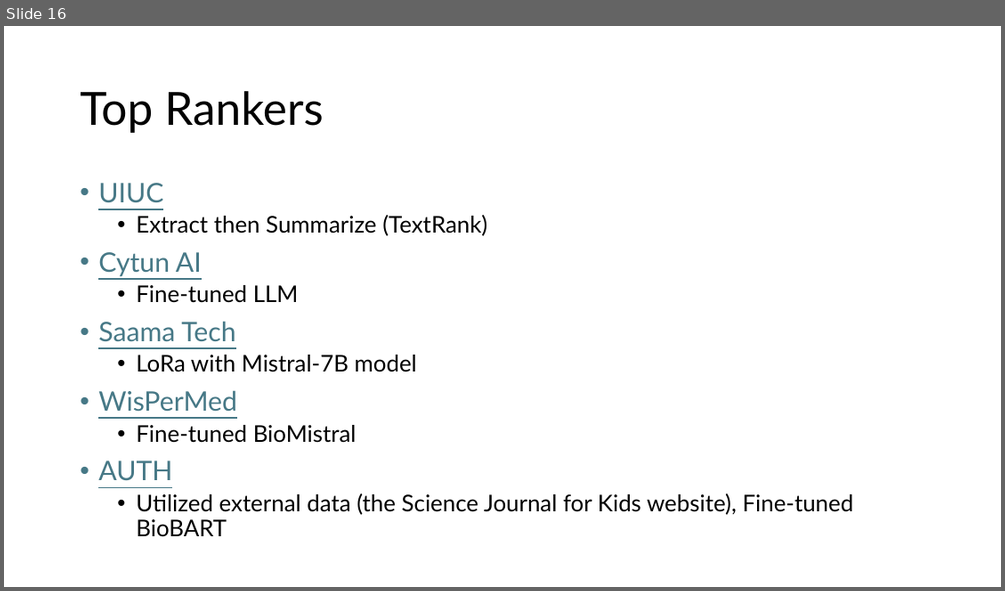
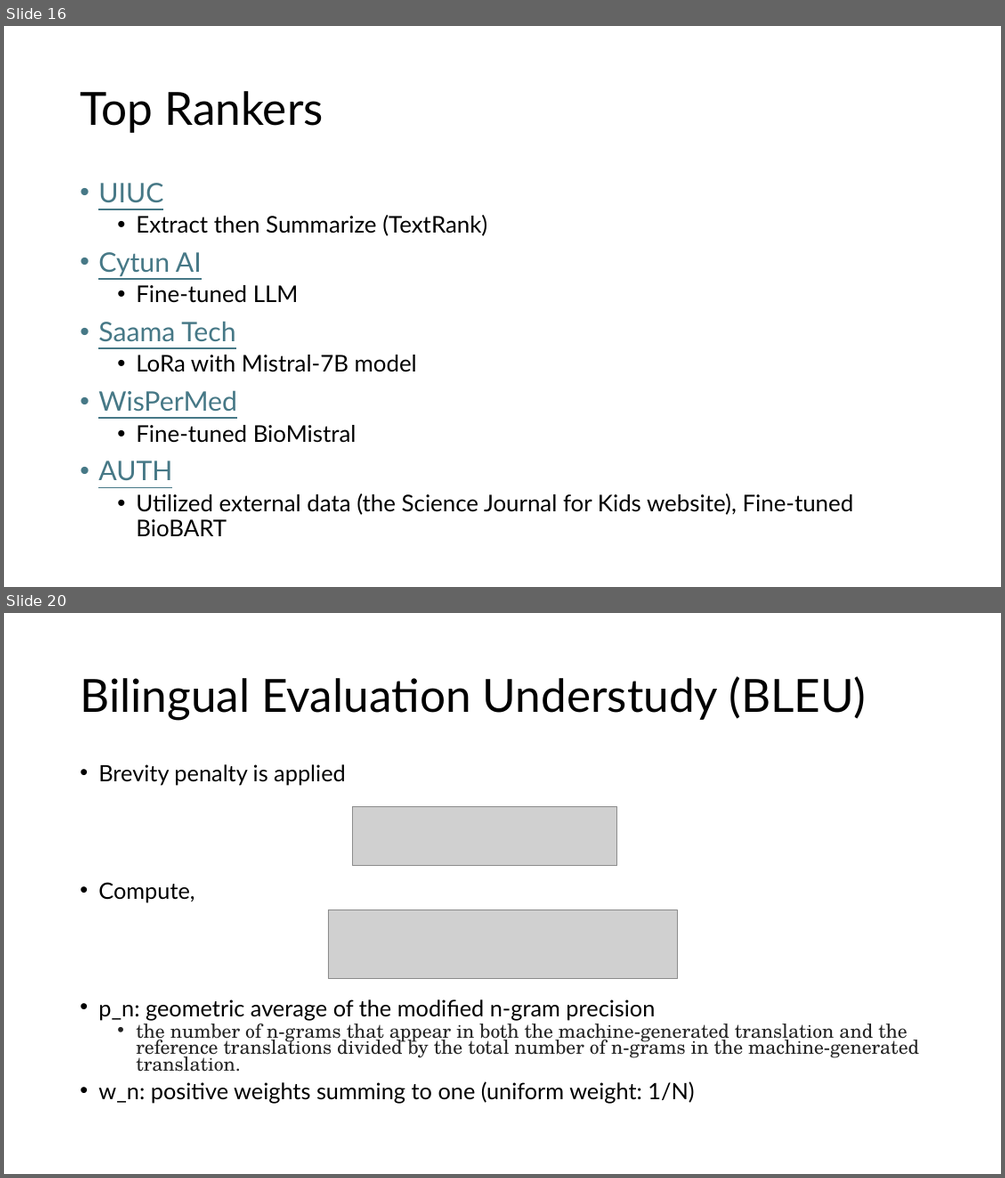
Before and after one commit to Jiho-YesNLP/24Fall-lab-meetings, a slide deck: materials/YesNLP-24Fa02-Jiho.pptx. Shown one above the other, each under a label of ours: slide 16 before the commit, slides 16 and 20 after it; the slides between them are not shown. The pictures are 1005x591 and 1005x1178 pixels, drawn with LibreOffice and Linux fonts; fonts in the diff are those of the drawing; grey boxes stand for pictures. Boxes give left, top, right and bottom in pixels: in the first picture for what was removed or moved away, otherwise in the second. Text is boxed around its words. In the diff, an @@ line names an element or a change of style, - is before the commit and + after.

Commit message:
ppt update

```diff
--- a/materials/YesNLP-24Fa02-Jiho.pptx
+++ b/materials/YesNLP-24Fa02-Jiho.pptx
@@ slide 20 added at [4, 613, 1001, 1174], background #FFFFFF @@
@@ title added at [80, 676, 866, 720], 44 pt, text #000000 @@
+Bilingual Evaluation Understudy (BLEU)
@@ text added at [98, 764, 919, 1103], 18.6 pt, text #242424 @@
+• Brevity penalty is applied
+• Compute,
+• p_n: geometric average of the modified n-gram precision
+  • the number of n-grams that appear in both the machine-generated translation and the reference translations divided by the total number of n-grams in the machine-generated translation.
+• w_n: positive weights summing to one (uniform weight: 1/N)
@@ picture added at [353, 806, 617, 865] @@
@@ picture added at [328, 909, 677, 979] @@
```
Also in this commit, not shown: 8 other slides added, 1 other file.
